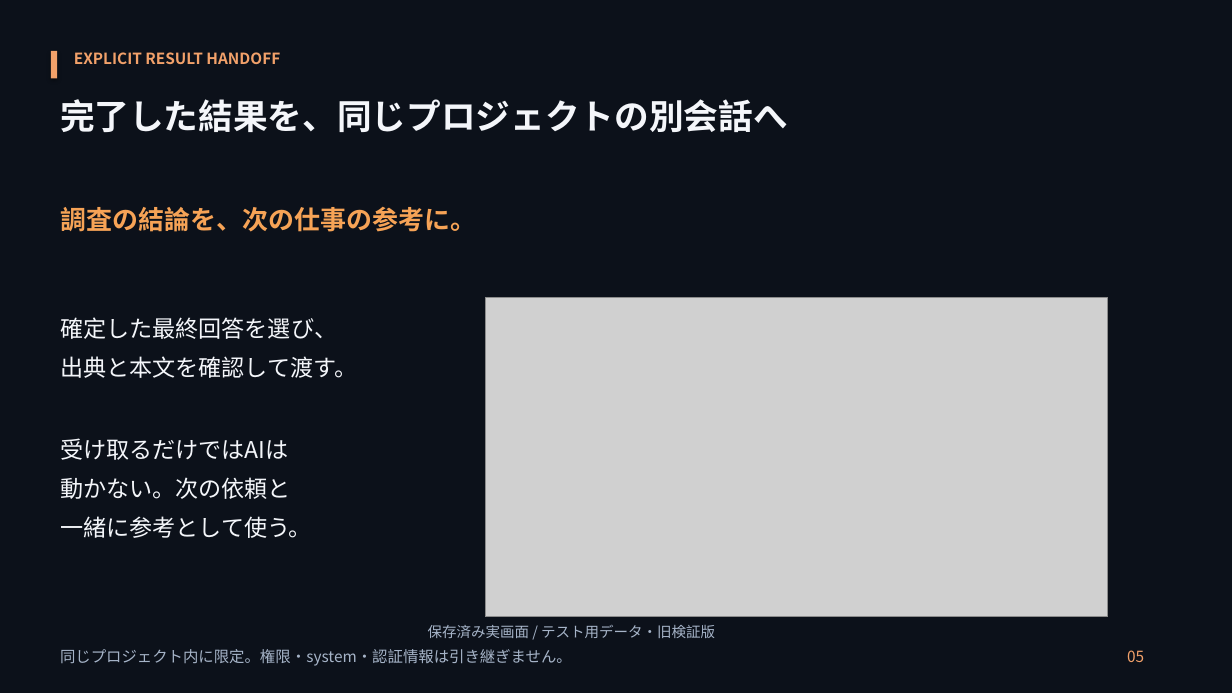
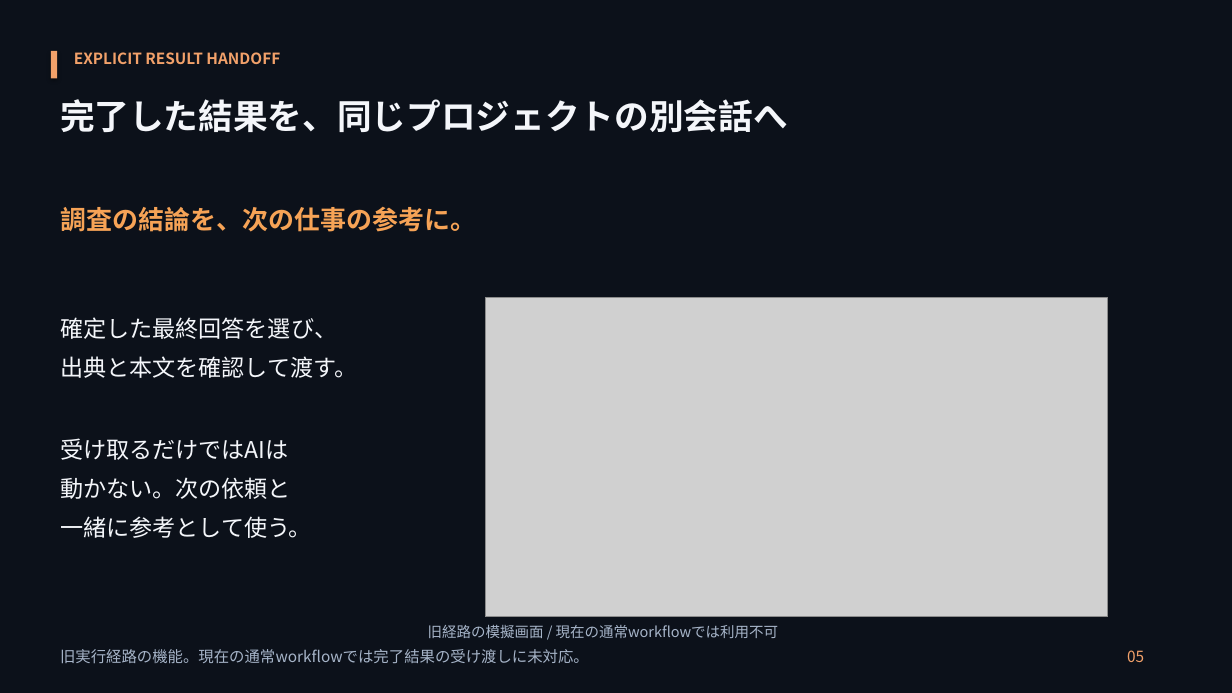
Before and after one commit to hiroto-k0306/Xharness, a slide deck: slide 5 of docs/presentations/20261008/XHarness-introduction-final.pptx. Drawn at 1232x693 pixels with LibreOffice and Linux fonts; fonts in the diff are those of the drawing; grey boxes stand for pictures. Boxes give left, top, right and bottom in pixels: in the first picture for what was removed or moved away, otherwise in the second. Text is boxed around its words. In the diff, an @@ line names an element or a change of style, - is before the commit and + after.

```diff
--- a/docs/presentations/20261008/XHarness-introduction-final.pptx
+++ b/docs/presentations/20261008/XHarness-introduction-final.pptx
@@ text at bbox=[428, 625, 778, 638]: text changed @@
-保存済み実画面 / テスト用データ・旧検証版
+旧経路の模擬画面 / 現在の通常workflowでは利用不可
@@ text at bbox=[60, 649, 589, 663]: text changed @@
-同じプロジェクト内に限定。権限・system・認証情報は引き継ぎません。
+旧実行経路の機能。現在の通常workflowでは完了結果の受け渡しに未対応。
```
Also in this commit, not shown: 6 other slides changed, 3 other files.
